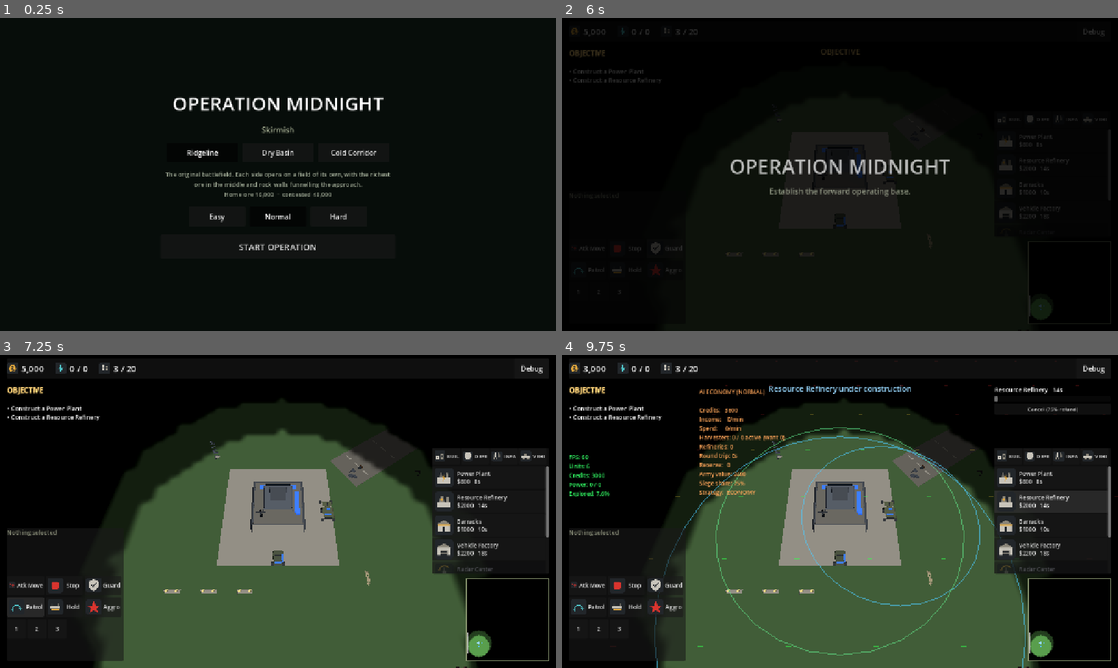
Above: before the commit, frames 1-4 (two rows, left to right).
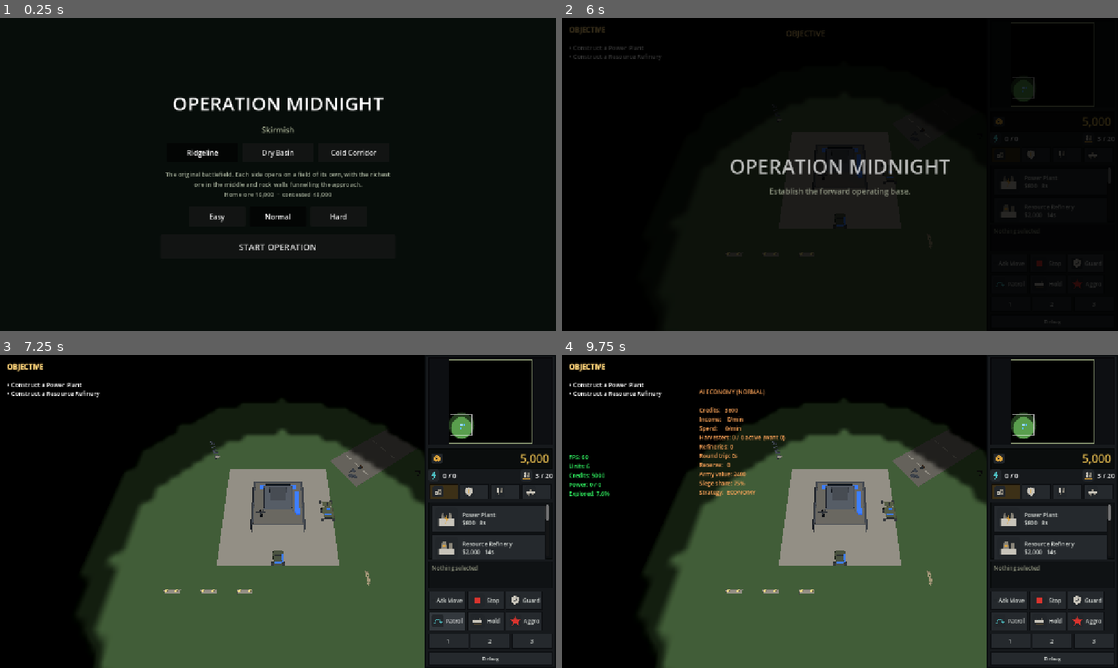
Above: after the commit, the same moments.

Repository: xionams/operation-midnight
Game: Godot game, scene res://main.tscn
Same seed, same stepped clock (60 frames per second), same inputs: the game is played once before the commit and once after it.
Inputs (mouse positions are in pixels of both pictures, inside the frame that each line leads up to):
- Up to frame 1 (0.25 s): no input
- Up to frame 2 (6 s): click "Easy" at 0.5 s; click "Easy" at 1.25 s; click "Normal" at 2 s; click "Normal" at 2.75 s; click "START OPERATION" at 3.5 s; click "Atk Move" at 4.25 s; click "Stop" at 5 s; click "Guard" at 5.75 s
- Up to frame 3 (7.25 s): click "Patrol" at 6.5 s
- Up to frame 4 (9.75 s): click "Hold" at 7.25 s; click "Aggro" at 8 s; click "Debug" at 8.75 s; click (1006, 492) at 9.52 s

The runs differ from the first frame. In frame 2, 1.8% of the frame differs, in the area x 1-100%, y 2-98%; in frame 3, 13%; in frame 4, 15%, in the area x 1-100%, y 0-100%.
Error after the commit: Invalid assignment of property or key 'enabled' with value of type 'bool' on a base object of type 'Node3D (DebugOverlay)'. (res://scripts/ui/hud.gd:408)

Commit message:
Rebuild the HUD as a command sidebar
You played it and said the UI was not good, and the layout was the
reason: money along the top, the catalogue on the right, orders in the
bottom-left, radar in the bottom-right. Reading the game meant sweeping
all four corners of the screen, and nothing looked like it belonged to
anything else.

It is one sidebar now, in the shape anyone who has played this kind of
game already knows: radar at the top, money under it in large amber
digits, category tabs, the build catalogue as icon cards, the selection
readout, then orders and control groups at the bottom. The battlefield
fills everything to the left. Every control wears the same bevelled
plate - a flat fill with a light top edge and a dark bottom edge - so
the panel reads as one machine rather than a stack of default widgets.

Build entries are cards with the icon the art pass drew for them rather
than two lines of text. What is merely unaffordable dims instead of
disappearing, because knowing what you are saving toward is half of a
build order; what is missing a prerequisite says what it needs.

Sized against 720p first. A four-card catalogue floor looked better in a
desktop window and pushed the order buttons off the bottom of a phone
screen, which is the size that actually matters, so the catalogue takes
what is left above a two-card floor.

Also finished a fix I got wrong earlier: logic_test's damage fixtures
were disarmed with queue_free, which is deferred, so the component could
still take a shot in the frame before it vanished and put the weapon on
cooldown - the deliberate shot then did nothing and the check read as
"cannon does no damage to infantry". It failed once more in four runs.
Processing is now stopped synchronously and the cooldown cleared before
each shot: 6/6.

Co-Authored-By: Claude Opus 5 <noreply@anthropic.com>
Claude-Session: https://claude.ai/code/session_01DZuC8PnfRtC4UfouPMZvxD

Diff:
--- a/scripts/ui/hud.gd
+++ b/scripts/ui/hud.gd
@@ -39,6 +39,7 @@
 var _category: String = "BUILDINGS"
 var _item_list: VBoxContainer
 var _item_rows: Dictionary = {}
+var _category_tabs: Dictionary = {}
 
 var _info_panel: RichTextLabel
 var _building_actions: HBoxContainer
@@ -80,10 +81,8 @@
 
 func _ready() -> void:
 	layer = 10
-	_build_top_bar()
-	_build_production_panel()
-	_build_selection_panel()
-	_build_right_column()
+	_build_sidebar()
+	_build_overlays()
 	_build_victory_overlay()
 	## A reload carrying a map choice has already been through setup.
 	if GameState.skip_setup:
@@ -152,42 +151,262 @@
 	group.add_child(label)
 	return group
 
+## The sidebar, in the shape every commander of this kind of game
+## already knows: radar at the top, money under it, the build catalogue
+## in the middle, orders at the bottom, and the battlefield filling
+## everything to the left of it.
+##
+## The previous layout scattered those four things into four corners -
+## money along the top, catalogue on the right, orders bottom left, radar
+## bottom right - so reading the game meant sweeping the whole screen.
+## Collecting them into one column is most of what makes this readable.
+const SIDEBAR_W: float = 302.0
+const CARD_H: float = 64.0
+
+## Panel chrome. Flat fills with a light top edge and a dark bottom edge
+## read as bevelled metal without a single texture.
+func _plate(fill: Color, light: Color, dark: Color, border: int = 2) -> StyleBoxFlat:
+	var box := StyleBoxFlat.new()
+	box.bg_color = fill
+	box.border_width_top = border
+	box.border_width_left = border
+	box.border_width_right = border
+	box.border_width_bottom = border
+	## A light top/left edge and a dark bottom/right edge is what makes a
+	## flat fill read as a raised plate.
+	box.border_color = dark
+	box.shadow_color = Color(0, 0, 0, 0.35)
+	box.content_margin_left = 8
+	box.content_margin_right = 8
+	box.content_margin_top = 6
+	box.content_margin_bottom = 6
+	return box
+
 func _build_top_bar() -> void:
-	var bar := PanelContainer.new()
-	bar.set_anchors_preset(Control.PRESET_TOP_WIDE)
-	bar.offset_left = MARGIN
-	bar.offset_top = MARGIN * 0.5
-	bar.offset_right = -MARGIN
-	bar.offset_bottom = MARGIN * 0.5 + 46
-	add_child(bar)
-
-	var row := HBoxContainer.new()
-	row.add_theme_constant_override("separation", 26)
-	bar.add_child(row)
-
-	## Icons carry the meaning and the number carries the value, so the
-	## bar can drop the words. These three icons were drawn in the art
-	## pass and then sat unused while the bar spelled everything out.
-	_credits_label = _label("0", 20)
-	_power_label = _label("0 / 0", 20)
-	_population_label = _label("0 / 0", 20)
-	_low_power_label = _label("LOW POWER", 20)
-	_low_power_label.add_theme_color_override("font_color", Color(1.0, 0.35, 0.2))
+	## The old top bar is gone; its readouts live in the sidebar now.
+	## Kept as a hook so the build order in _ready reads unchanged.
+	pass
+
+## Every button in the sidebar wears the same plate, so the panel reads
+## as one machine rather than as a stack of default widgets.
+func _style_button(button: Button) -> void:
+	var normal := _plate(Color(0.145, 0.160, 0.178), Color(0.30, 0.33, 0.36),
+		Color(0.05, 0.06, 0.07), 2)
+	var hover := _plate(Color(0.200, 0.220, 0.240), Color(0.42, 0.45, 0.48),
+		Color(0.06, 0.07, 0.08), 2)
+	var pressed := _plate(Color(0.235, 0.190, 0.090), Color(0.55, 0.45, 0.20),
+		Color(0.08, 0.06, 0.03), 2)
+	var disabled := _plate(Color(0.098, 0.106, 0.118), Color(0.18, 0.19, 0.21),
+		Color(0.05, 0.05, 0.06), 2)
+	button.add_theme_stylebox_override("normal", normal)
+	button.add_theme_stylebox_override("hover", hover)
+	button.add_theme_stylebox_override("pressed", pressed)
+	button.add_theme_stylebox_override("focus", hover)
+	button.add_theme_stylebox_override("disabled", disabled)
+	button.add_theme_color_override("font_color", Color(0.86, 0.88, 0.86))
+	button.add_theme_color_override("font_disabled_color", Color(0.45, 0.46, 0.48))
+
+func _build_sidebar() -> void:
+	var frame := PanelContainer.new()
+	frame.name = "Sidebar"
+	frame.set_anchors_preset(Control.PRESET_RIGHT_WIDE)
+	frame.offset_left = -SIDEBAR_W
+	frame.offset_top = 0
+	frame.offset_right = 0
+	frame.offset_bottom = 0
+	frame.add_theme_stylebox_override("panel",
+		_plate(Color(0.086, 0.098, 0.110), Color(0.25, 0.27, 0.30),
+			Color(0.04, 0.05, 0.06), 2))
+	add_child(frame)
+
+	var column := VBoxContainer.new()
+	column.add_theme_constant_override("separation", 6)
+	frame.add_child(column)
+
+	# --- radar ---
+	var radar_frame := PanelContainer.new()
+	radar_frame.add_theme_stylebox_override("panel",
+		_plate(Color(0.05, 0.06, 0.07), Color(0.2, 0.22, 0.25),
+			Color(0.03, 0.03, 0.04), 2))
+	column.add_child(radar_frame)
+	var radar_centre := CenterContainer.new()
+	radar_frame.add_child(radar_centre)
+	_minimap = Minimap.new()
+	_minimap.name = "Minimap"
+	radar_centre.add_child(_minimap)
+
+	# --- money, power, population ---
+	var readouts := VBoxContainer.new()
+	readouts.add_theme_constant_override("separation", 2)
+	column.add_child(readouts)
+
+	_credits_label = _label("0", 26)
+	_credits_label.add_theme_color_override("font_color", Color(0.88, 0.72, 0.30))
+	_credits_label.horizontal_alignment = HORIZONTAL_ALIGNMENT_RIGHT
+	var money := PanelContainer.new()
+	money.add_theme_stylebox_override("panel",
+		_plate(Color(0.04, 0.05, 0.05), Color(0.2, 0.22, 0.25),
+			Color(0.02, 0.03, 0.03), 2))
+	var money_row := HBoxContainer.new()
+	money_row.add_theme_constant_override("separation", 8)
+	var coin := TextureRect.new()
+	coin.texture = Icons.get_icon("ui_credits")
+	coin.custom_minimum_size = Vector2(24, 24)
+	coin.expand_mode = TextureRect.EXPAND_IGNORE_SIZE
+	coin.stretch_mode = TextureRect.STRETCH_KEEP_ASPECT_CENTERED
+	coin.size_flags_vertical = Control.SIZE_SHRINK_CENTER
+	money_row.add_child(coin)
+	_credits_label.size_flags_horizontal = Control.SIZE_EXPAND_FILL
+	money_row.add_child(_credits_label)
+	money.add_child(money_row)
+	readouts.add_child(money)
+
+	var meters := HBoxContainer.new()
+	meters.add_theme_constant_override("separation", 6)
+	readouts.add_child(meters)
+	_power_label = _label("0 / 0", 15)
+	_population_label = _label("0 / 0", 15)
+	meters.add_child(_readout("ui_power", _power_label, "Power"))
+	var gap := Control.new()
+	gap.size_flags_horizontal = Control.SIZE_EXPAND_FILL
+	meters.add_child(gap)
+	meters.add_child(_readout("ui_unit_cap", _population_label, "Units"))
+
+	_low_power_label = _label("LOW POWER", 15)
+	_low_power_label.add_theme_color_override("font_color", Color(0.85, 0.24, 0.20))
+	_low_power_label.horizontal_alignment = HORIZONTAL_ALIGNMENT_CENTER
 	_low_power_label.visible = false
-	row.add_child(_readout("ui_credits", _credits_label, "Credits"))
-	row.add_child(_readout("ui_power", _power_label, "Power"))
-	row.add_child(_readout("ui_unit_cap", _population_label, "Units"))
-	row.add_child(_low_power_label)
-
-	var spacer := Control.new()
-	spacer.size_flags_horizontal = Control.SIZE_EXPAND_FILL
-	row.add_child(spacer)
+	readouts.add_child(_low_power_label)
+
+	# --- category tabs ---
+	var tabs := HBoxContainer.new()
+	tabs.add_theme_constant_override("separation", 3)
+	tabs.alignment = BoxContainer.ALIGNMENT_CENTER
+	column.add_child(tabs)
+	for category in BuildCatalog.categories():
+		var tab := Button.new()
+		tab.tooltip_text = category
+		tab.toggle_mode = true
+		tab.button_pressed = category == _category
+		tab.custom_minimum_size = Vector2(68, TOUCH_MIN * 0.82)
+		var tab_icon := Icons.for_category(category)
+		if tab_icon != null:
+			tab.icon = tab_icon
+			tab.expand_icon = true
+		else:
+			tab.text = category.substr(0, 4)
+		_style_button(tab)
+		tab.pressed.connect(func(): _set_category(category))
+		tabs.add_child(tab)
+		_category_tabs[category] = tab
+
+	# --- the catalogue, as cards ---
+	var scroll := ScrollContainer.new()
+	scroll.size_flags_vertical = Control.SIZE_EXPAND_FILL
+	scroll.horizontal_scroll_mode = ScrollContainer.SCROLL_MODE_DISABLED
+	## The catalogue takes whatever is left after the controls below it,
+	## with a floor of two cards. A floor of four looked better on a
+	## desktop window and pushed the order buttons off the bottom of a
+	## 720p phone screen, which is the size that actually matters.
+	scroll.custom_minimum_size = Vector2(0, CARD_H * 2)
+	scroll.add_theme_stylebox_override("panel",
+		_plate(Color(0.06, 0.07, 0.08), Color(0.2, 0.22, 0.25),
+			Color(0.03, 0.04, 0.04), 1))
+	column.add_child(scroll)
+	_item_list = VBoxContainer.new()
+	_item_list.add_theme_constant_override("separation", 3)
+	_item_list.size_flags_horizontal = Control.SIZE_EXPAND_FILL
+	scroll.add_child(_item_list)
+
+	# --- what is being built right now ---
+	_construction_panel = VBoxContainer.new()
+	_construction_panel.add_theme_constant_override("separation", 2)
+	_construction_panel.visible = false
+	column.add_child(_construction_panel)
+	_construction_label = _label("", 13)
+	_construction_panel.add_child(_construction_label)
+	_construction_bar = ProgressBar.new()
+	_construction_bar.max_value = 1.0
+	_construction_bar.show_percentage = false
+	_construction_bar.custom_minimum_size = Vector2(0, 12)
+	_construction_panel.add_child(_construction_bar)
+	var cancel := Button.new()
+	cancel.text = "Cancel (75% refund)"
+	cancel.add_theme_font_size_override("font_size", 12)
+	_style_button(cancel)
+	cancel.pressed.connect(_on_cancel_construction)
+	_construction_panel.add_child(cancel)
+
+	# --- selection, then orders ---
+	_info_panel = RichTextLabel.new()
+	_info_panel.bbcode_enabled = true
+	_info_panel.fit_content = true
+	_info_panel.custom_minimum_size = Vector2(0, 50)
+	_info_panel.add_theme_font_size_override("normal_font_size", 13)
+	var info_frame := PanelContainer.new()
+	info_frame.add_theme_stylebox_override("panel",
+		_plate(Color(0.06, 0.07, 0.08), Color(0.2, 0.22, 0.25),
+			Color(0.03, 0.04, 0.04), 1))
+	info_frame.add_child(_info_panel)
+	column.add_child(info_frame)
+
+	_build_order_controls(column)
+	## Nothing populated the catalogue after the old production panel was
+	## replaced, so the sidebar came up with an empty middle.
+	_set_category(_category)
+
+func _build_order_controls(column: VBoxContainer) -> void:
+	var orders := GridContainer.new()
+	orders.columns = 3
+	orders.add_theme_constant_override("h_separation", 3)
+	orders.add_theme_constant_override("v_separation", 3)
+	column.add_child(orders)
+	_attack_move_button = _order_button(orders, "Atk Move",
+		func(): SelectionManager.arm_attack_move(not SelectionManager.attack_move_armed),
+		"cmd_attack_move")
+	_order_button(orders, "Stop", func(): SelectionManager.command_stop(), "cmd_stop")
+	_order_button(orders, "Guard", func(): SelectionManager.command_guard(), "cmd_guard")
+	_order_button(orders, "Patrol", func(): SelectionManager.arm_patrol(), "cmd_patrol")
+	_order_button(orders, "Hold",
+		func(): SelectionManager.set_stance(UnitBase.Stance.HOLD), "cmd_hold")
+	_order_button(orders, "Aggro",
+		func(): SelectionManager.set_stance(UnitBase.Stance.AGGRESSIVE), "cmd_aggro")
+
+	_building_actions = HBoxContainer.new()
+	_building_actions.add_theme_constant_override("separation", 3)
+	_building_actions.visible = false
+	column.add_child(_building_actions)
+	_order_button(_building_actions, "Sell", _on_sell_pressed, "cmd_sell")
+	_order_button(_building_actions, "Repair", _on_repair_pressed, "cmd_repair")
+	_order_button(_building_actions, "Rally",
+		func(): SelectionManager.arm_rally_point(), "cmd_move")
+
+	var groups := HBoxContainer.new()
+	groups.add_theme_constant_override("separation", 3)
+	column.add_child(groups)
+	for index in [1, 2, 3]:
+		var button := Button.new()
+		button.text = str(index)
+		button.custom_minimum_size = Vector2(TOUCH_MIN, TOUCH_MIN * 0.8)
+		button.size_flags_horizontal = Control.SIZE_EXPAND_FILL
+		button.add_theme_font_size_override("font_size", 13)
+		_style_button(button)
+		button.button_down.connect(func(): _begin_group_hold(index))
+		button.button_up.connect(func(): _end_group_hold(index))
+		groups.add_child(button)
 
 	var debug_toggle := Button.new()
 	debug_toggle.text = "Debug"
-	debug_toggle.custom_minimum_size = Vector2(80, TOUCH_MIN * 0.86)
-	debug_toggle.pressed.connect(_toggle_debug)
-	row.add_child(debug_toggle)
+	debug_toggle.custom_minimum_size = Vector2(0, TOUCH_MIN * 0.72)
+	debug_toggle.add_theme_font_size_override("font_size", 12)
+	_style_button(debug_toggle)
+	debug_toggle.pressed.connect(func():
+		_debug_visible = not _debug_visible
+		_debug_panel.visible = _debug_visible
+		_ai_econ_panel.visible = _debug_visible
+		if debug_overlay != null:
+			debug_overlay.enabled = _debug_visible)
+	column.add_child(debug_toggle)
 
 func _refresh_top() -> void:
 	_credits_label.text = "%s" % _thousands(GameState.credits)
@@ -212,71 +431,35 @@
 
 # --------------------------------------------------- production panel
 
-func _build_production_panel() -> void:
-	var panel := PanelContainer.new()
-	panel.set_anchors_preset(Control.PRESET_BOTTOM_RIGHT)
-	panel.offset_left = -(PANEL_W + MARGIN)
-	panel.offset_top = -(MARGIN + Minimap.SIZE + 300)
-	panel.offset_right = -MARGIN
-	panel.offset_bottom = -(MARGIN + Minimap.SIZE + 10)
-	add_child(panel)
-
-	var column := VBoxContainer.new()
-	column.add_theme_constant_override("separation", 4)
-	panel.add_child(column)
-
-	var tabs := HBoxContainer.new()
-	tabs.add_theme_constant_override("separation", 2)
-	column.add_child(tabs)
-	for category in BuildCatalog.categories():
-		var tab := Button.new()
-		tab.text = category.substr(0, 4)
-		tab.tooltip_text = category
-		var tab_icon := Icons.for_category(category)
-		if tab_icon != null:
-			tab.icon = tab_icon
-			tab.expand_icon = true
-		tab.custom_minimum_size = Vector2(64, TOUCH_MIN * 0.86)
-		tab.add_theme_font_size_override("font_size", 12)
-		tab.pressed.connect(func(): _set_category(category))
-		tabs.add_child(tab)
-
-	var scroll := ScrollContainer.new()
-	scroll.size_flags_vertical = Control.SIZE_EXPAND_FILL
-	scroll.custom_minimum_size = Vector2(PANEL_W - 16, 236)
-	column.add_child(scroll)
-
-	_item_list = VBoxContainer.new()
-	_item_list.add_theme_constant_override("separation", 3)
-	_item_list.size_flags_horizontal = Control.SIZE_EXPAND_FILL
-	scroll.add_child(_item_list)
-
-	_set_category("BUILDINGS")
-
 func _set_category(category: String) -> void:
 	_category = category
+	for key in _category_tabs:
+		_category_tabs[key].set_pressed_no_signal(key == category)
 	for child in _item_list.get_children():
 		child.queue_free()
 	_item_rows.clear()
 
+	## A card rather than a row of text: the icon is what a player learns
+	## to hit, and the cost is what they check. The name still leads the
+	## button text so anything searching by name keeps working.
 	for stats in BuildCatalog.items(category):
 		var row := Button.new()
-		row.custom_minimum_size = Vector2(PANEL_W - 30, ITEM_H)
+		row.custom_minimum_size = Vector2(0, CARD_H)
+		row.size_flags_horizontal = Control.SIZE_EXPAND_FILL
+		row.clip_text = true
+		row.alignment = HORIZONTAL_ALIGNMENT_LEFT
 		row.add_theme_font_size_override("font_size", 13)
-		row.clip_text = true
-		var row_icon := Icons.for_name(stats.display_name)
-		if row_icon != null:
-			row.icon = row_icon
+		row.add_theme_constant_override("h_separation", 10)
+		var icon := Icons.for_name(stats.display_name)
+		if icon != null:
+			row.icon = icon
 			row.expand_icon = true
-			row.alignment = HORIZONTAL_ALIGNMENT_LEFT
-			row.add_theme_constant_override("h_separation", 8)
+		_style_button(row)
 		row.pressed.connect(func(): _on_item_pressed(stats))
 		_item_list.add_child(row)
 		_item_rows[stats] = row
 	_refresh_items()
 
-## Locked items stay listed with the reason, so the tech tree teaches
-## itself instead of hiding progression behind an empty panel.
 func _refresh_items() -> void:
 	for stats in _item_rows:
 		var row: Button = _item_rows[stats]
@@ -284,13 +467,17 @@
 			continue
 		var missing: Array = TechTree.missing_prerequisites(stats, true)
 		if missing.is_empty():
-			row.text = "%s\n$%d   %ds" % [stats.display_name, stats.cost, int(round(stats.build_time))]
-			row.disabled = GameState.credits < stats.cost
-			row.modulate = Color(1, 1, 1)
+			row.text = "%s\n$%s   %ds" % [stats.display_name, _thousands(stats.cost),
+				int(round(stats.build_time))]
+			var affordable: bool = GameState.credits >= stats.cost
+			row.disabled = not affordable
+			## Dim rather than hide what is merely unaffordable: knowing
+			## what you are saving toward is half of an RTS build order.
+			row.modulate = Color(1, 1, 1) if affordable else Color(0.72, 0.70, 0.66)
 		else:
-			row.text = "%s\nRequires: %s" % [stats.display_name, ", ".join(missing)]
+			row.text = "%s\nNeeds %s" % [stats.display_name, ", ".join(missing)]
 			row.disabled = true
-			row.modulate = Color(0.62, 0.62, 0.68)
+			row.modulate = Color(0.52, 0.52, 0.58)
 
 func _on_item_pressed(stats) -> void:
 	if stats is BuildingStats:
@@ -319,65 +506,6 @@
 	placer.start_placement(stats)
 
 # ---------------------------------------------------- selection panel
-
-func _build_selection_panel() -> void:
-	var panel := PanelContainer.new()
-	panel.set_anchors_preset(Control.PRESET_BOTTOM_LEFT)
-	panel.offset_left = MARGIN
-	panel.offset_top = -(MARGIN + 306)
-	panel.offset_right = MARGIN + PANEL_W
-	panel.offset_bottom = -MARGIN
-	add_child(panel)
-
-	var column := VBoxContainer.new()
-	column.add_theme_constant_override("separation", 6)
-	panel.add_child(column)
-
-	_info_panel = RichTextLabel.new()
-	_info_panel.bbcode_enabled = true
-	_info_panel.fit_content = true
-	_info_panel.custom_minimum_size = Vector2(PANEL_W - 24, 104)
-	_info_panel.add_theme_font_size_override("normal_font_size", 14)
-	column.add_child(_info_panel)
-
-	var orders := HBoxContainer.new()
-	orders.add_theme_constant_override("separation", 3)
-	column.add_child(orders)
-	_attack_move_button = _order_button(orders, "Atk Move",
-		func(): SelectionManager.arm_attack_move(not SelectionManager.attack_move_armed),
-		"cmd_attack_move")
-	_order_button(orders, "Stop", func(): SelectionManager.command_stop(), "cmd_stop")
-	_order_button(orders, "Guard", func(): SelectionManager.command_guard(), "cmd_guard")
-
-	var stance_row := HBoxContainer.new()
-	stance_row.add_theme_constant_override("separation", 3)
-	column.add_child(stance_row)
-	_order_button(stance_row, "Patrol", func(): SelectionManager.arm_patrol(), "cmd_patrol")
-	_order_button(stance_row, "Hold",
-		func(): SelectionManager.set_stance(UnitBase.Stance.HOLD), "cmd_hold")
-	_order_button(stance_row, "Aggro",
-		func(): SelectionManager.set_stance(UnitBase.Stance.AGGRESSIVE), "cmd_aggro")
-
-	var groups := HBoxContainer.new()
-	groups.add_theme_constant_override("separation", 3)
-	column.add_child(groups)
-	for index in [1, 2, 3]:
-		var button := Button.new()
-		button.text = str(index)
-		button.custom_minimum_size = Vector2(TOUCH_MIN, TOUCH_MIN)
-		button.add_theme_font_size_override("font_size", 13)
-		button.button_down.connect(func(): _begin_group_hold(index))
-		button.button_up.connect(func(): _end_group_hold(index))
-		groups.add_child(button)
-
-	_building_actions = HBoxContainer.new()
-	_building_actions.add_theme_constant_override("separation", 3)
-	_building_actions.visible = false
-	column.add_child(_building_actions)
-	_order_button(_building_actions, "Sell", _on_sell_pressed, "cmd_sell")
-	_order_button(_building_actions, "Repair", _on_repair_pressed, "cmd_repair")
-	_order_button(_building_actions, "Rally",
-		func(): SelectionManager.arm_rally_point(), "cmd_move")
 
 func _order_button(parent: Control, text: String, handler: Callable,
 		icon_name: String = "") -> Button:
@@ -390,6 +518,7 @@
 		button.icon = icon
 		button.expand_icon = true
 		button.add_theme_constant_override("h_separation", 4)
+	_style_button(button)
 	button.pressed.connect(handler)
 	parent.add_child(button)
 	return button
@@ -487,54 +616,24 @@
 
 # ------------------------------------------------------ right column
 
-func _build_right_column() -> void:
-	_minimap = Minimap.new()
-	_minimap.name = "Minimap"
-	_minimap.set_anchors_preset(Control.PRESET_BOTTOM_RIGHT)
-	_minimap.offset_left = -(Minimap.SIZE + MARGIN)
-	_minimap.offset_top = -(Minimap.SIZE + MARGIN)
-	_minimap.offset_right = -MARGIN
-	_minimap.offset_bottom = -MARGIN
-	add_child(_minimap)
-
-	_construction_panel = VBoxContainer.new()
-	_construction_panel.set_anchors_preset(Control.PRESET_TOP_RIGHT)
-	_construction_panel.offset_left = -(PANEL_W + MARGIN)
-	_construction_panel.offset_top = MARGIN + 54
-	_construction_panel.offset_right = -MARGIN
-	_construction_panel.offset_bottom = MARGIN + 140
-	_construction_panel.visible = false
-	add_child(_construction_panel)
-
-	_construction_label = _label("", 14)
-	_construction_panel.add_child(_construction_label)
-	_construction_bar = ProgressBar.new()
-	_construction_bar.max_value = 1.0
-	_construction_bar.show_percentage = false
-	_construction_bar.custom_minimum_size = Vector2(PANEL_W, 14)
-	_construction_panel.add_child(_construction_bar)
-	var cancel := Button.new()
-	cancel.text = "Cancel (75% refund)"
-	cancel.add_theme_font_size_override("font_size", 12)
-	cancel.pressed.connect(_on_cancel_construction)
-	_construction_panel.add_child(cancel)
-
+## Everything that sits over the battlefield rather than in the sidebar.
+func _build_overlays() -> void:
 	_objective_label = RichTextLabel.new()
 	_objective_label.bbcode_enabled = true
 	_objective_label.fit_content = true
 	_objective_label.set_anchors_preset(Control.PRESET_TOP_LEFT)
 	_objective_label.offset_left = MARGIN
-	_objective_label.offset_top = MARGIN + 54
-	_objective_label.offset_right = MARGIN + 300
-	_objective_label.offset_bottom = MARGIN + 190
+	_objective_label.offset_top = MARGIN
+	_objective_label.offset_right = MARGIN + 320
+	_objective_label.offset_bottom = MARGIN + 150
 	_objective_label.add_theme_font_size_override("normal_font_size", 14)
 	add_child(_objective_label)
 
 	_production_label = _label("", 15)
 	_production_label.set_anchors_preset(Control.PRESET_CENTER_BOTTOM)
-	_production_label.offset_left = -200
+	_production_label.offset_left = -240
 	_production_label.offset_top = -40
-	_production_label.offset_right = 200
+	_production_label.offset_right = 160
 	_production_label.offset_bottom = -14
 	_production_label.horizontal_alignment = HORIZONTAL_ALIGNMENT_CENTER
 	_production_label.visible = false
@@ -542,10 +641,10 @@
 
 	_event_label = _label("", 18)
 	_event_label.set_anchors_preset(Control.PRESET_CENTER_TOP)
-	_event_label.offset_left = -280
-	_event_label.offset_top = 62
-	_event_label.offset_right = 280
-	_event_label.offset_bottom = 92
+	_event_label.offset_left = -300
+	_event_label.offset_top = 20
+	_event_label.offset_right = 140
+	_event_label.offset_bottom = 50
 	_event_label.horizontal_alignment = HORIZONTAL_ALIGNMENT_CENTER
 	_event_label.visible = false
 	add_child(_event_label)
--- a/tests/logic_test.gd
+++ b/tests/logic_test.gd
@@ -92,9 +92,16 @@
 	## fire_at below silently does nothing - the check then reads as
 	## "cannon does no damage to infantry". Disarm them so the only shots
 	## are the ones this test asks for.
+	## queue_free is deferred, so the component could still take a shot in
+	## the frame before it disappeared - which put the weapon on cooldown
+	## and made the deliberate fire_at below silently do nothing. Stop it
+	## processing synchronously instead, and clear the cooldown right
+	## before each shot so the only thing that can fire is this test.
 	for fixture in [soldier, tank]:
 		var attacker = fixture.get_node_or_null("AttackerComponent")
 		if attacker != null:
+			attacker.set_physics_process(false)
+			attacker.set_process(false)
 			attacker.queue_free()
 	await get_tree().process_frame
 	_check("Infantry carries INFANTRY armor",
@@ -104,6 +111,7 @@
 		"(%s)" % Armor.type_name(tank.get_node("HealthComponent").armor_type))
 
 	var tank_hp_before: float = tank.get_node("HealthComponent").current_health
+	soldier.get_node("Weapon")._cooldown_remaining = 0.0
 	soldier.get_node("Weapon").fire_at(tank, soldier.global_position)
 	var tank_lost: float = tank_hp_before - tank.get_node("HealthComponent").current_health
 	_check("Rifle fire on a tank is nearly harmless",
@@ -111,6 +119,7 @@
 		"(lost %.1f of %.0f)" % [tank_lost, RIFLE.damage])
 
 	var sol_hp_before: float = soldier.get_node("HealthComponent").current_health
+	tank.get_node("Weapon")._cooldown_remaining = 0.0
 	tank.get_node("Weapon").fire_at(soldier, tank.global_position)
 	var sol_lost: float = sol_hp_before - soldier.get_node("HealthComponent").current_health
 	_check("Cannon fire on infantry is reduced",
Not shown, added: docs/store/icon_512.png.import
Binary file changed: screenshots/battlefield_overview.png
Binary file changed: screenshots/combat.png
Binary file changed: screenshots/defensive_walls.png
Binary file changed: screenshots/enemy_base.png
Binary file changed: screenshots/player_base.png
Binary file changed: screenshots/resource_harvesting.png
Binary file changed: screenshots/vehicle_group.png
